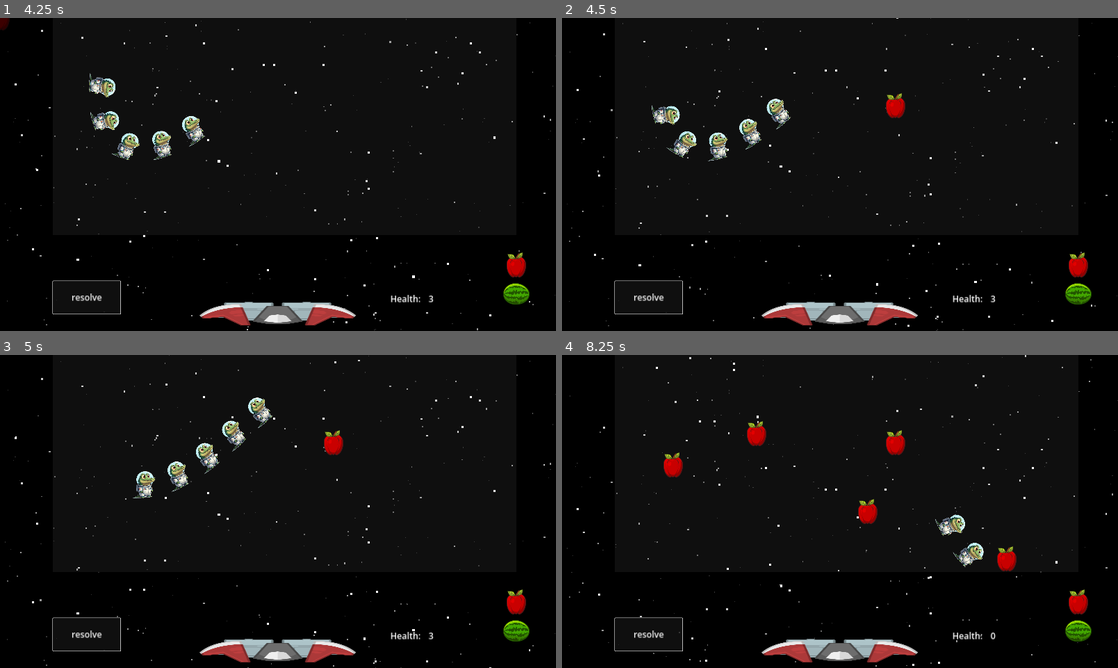
Above: before the commit, frames 1-4 (two rows, left to right).
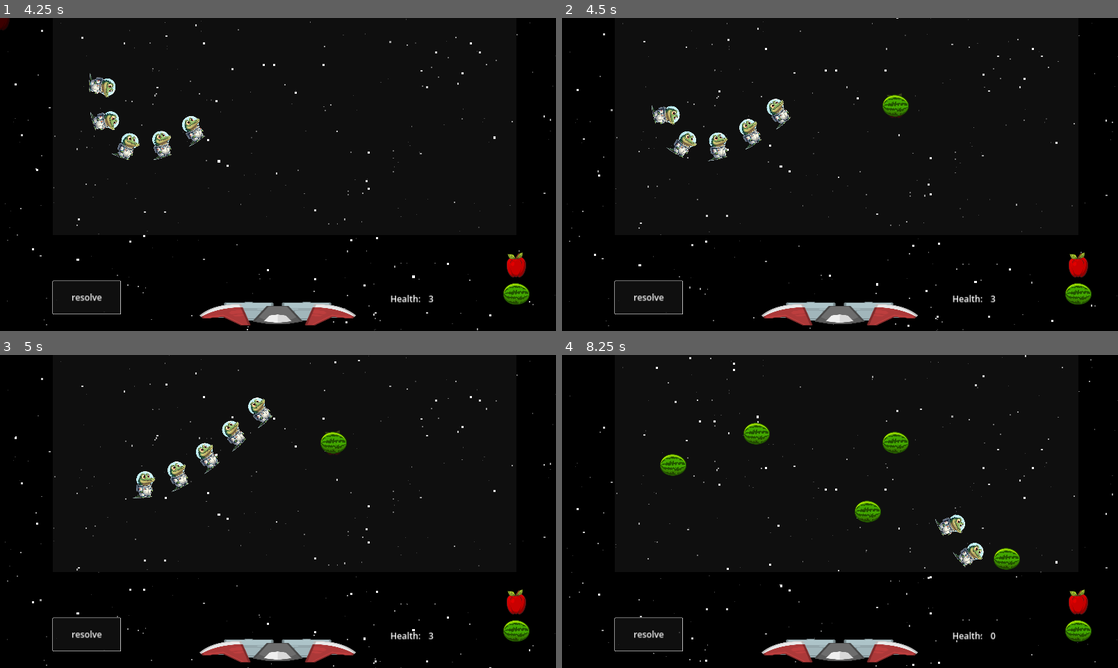
Above: after the commit, the same moments.

Repository: moby-it/cosmic-jack
Game: Godot game, scene res://main.tscn
The game is run twice, just before and just after one commit, with the same random seed, the same clock (stepped at 60 frames per second) and the same inputs.
Inputs (mouse positions are in pixels of both pictures, inside the frame that each line leads up to):
- Up to frame 1 (4.25 s): click "resolve" at 0.5 s; click "resolve" at 1.25 s; click "resolve" at 2 s; move the mouse to (517, 265) at 2.77 s; click (517, 265) at 2.92 s; move the mouse to (517, 293) at 3.52 s; click (517, 293) at 3.67 s
- Up to frame 2 (4.5 s): move the mouse to (895, 105) at 4.27 s; click (895, 105) at 4.42 s
- Up to frame 3 (5 s): no input
- Up to frame 4 (8.25 s): move the mouse to (812, 574) at 5.02 s; click (812, 574) at 5.17 s; move the mouse to (1006, 558) at 5.77 s; click (1006, 558) at 5.92 s; move the mouse to (673, 464) at 6.52 s; click (673, 464) at 6.67 s; move the mouse to (867, 511) at 7.27 s; click (867, 511) at 7.42 s; move the mouse to (756, 433) at 8.02 s; click (756, 433) at 8.17 s

Frame 1 is identical in both runs. In frame 2, 0.3% of the frame differs, in the area x 57-63%, y 24-32%; in frame 3, 0.3%; in frame 4, 1.4%, in the area x 17-83%, y 21-70%.

Commit message:
refactoring wip

Diff:
--- a/fruits/apple/apple.gd
+++ b/fruits/apple/apple.gd
@@ -1,4 +1,5 @@
 # apple triggers on enemy touch
+
 extends Node2D
 
 @export var explosive: Explosive
@@ -10,4 +11,4 @@
 
 func enemy_entered(area: Area2D) -> void:
 	if area.get_parent().is_in_group("enemies"):
-		explosive.start_explosion_timer(area.get_parent())
+		explosive.start_explosion_timer(self)
--- a/fruits/apple/apple_explosive.tres
+++ b/fruits/apple/apple_explosive.tres
@@ -4,5 +4,5 @@
 
 [resource]
 script = ExtResource("2_b5r70")
-radius = 200.0
+radius = 150.0
 delay = 2.0
--- a/fruits/watermelon/watermelon_explosion.tres
+++ b/fruits/watermelon/watermelon_explosion.tres
@@ -4,5 +4,5 @@
 
 [resource]
 script = ExtResource("1_jiux3")
-radius = 250.0
+radius = 200.0
 delay = 1.0
--- a/globals/fruits.gd
+++ b/globals/fruits.gd
@@ -10,7 +10,7 @@
 func create_fruit_list_hud(node: Node2D):
 	for i in available_fruits.size():
 		var fruit: Node2D = available_fruits[i].instantiate()
-		var collider: Area2D = fruit.get_node("Area2D")
-		collider.input_event.connect(func(): fruit_selected.emit(i))
+		var area: Area2D = fruit.get_node("Area2D")
+		area.input_event.connect(func(viewport,event, idx): fruit_selected.emit(i))
 		fruit.position.y = i * 100
 		node.add_child(fruit)
--- a/main.gd
+++ b/main.gd
@@ -32,7 +32,6 @@
 	self.add_child(node)
 
 func create_fruit() -> Node2D:
-	print(active_fruit_idx)
 	var fruit: Node2D =  SelectedFruits.available_fruits[active_fruit_idx].instantiate()
 	fruit.explosive.draw_explosive_radius(fruit)
 	return fruit
@@ -58,8 +57,4 @@
 
 
 func _on_fruit_list_selected(i: int) -> void:
-	print(i)
 	active_fruit_idx = i
-	active_fruit = create_fruit()
-	active_fruit.modulate.a = 0.3
-	self.add_child(active_fruit)
